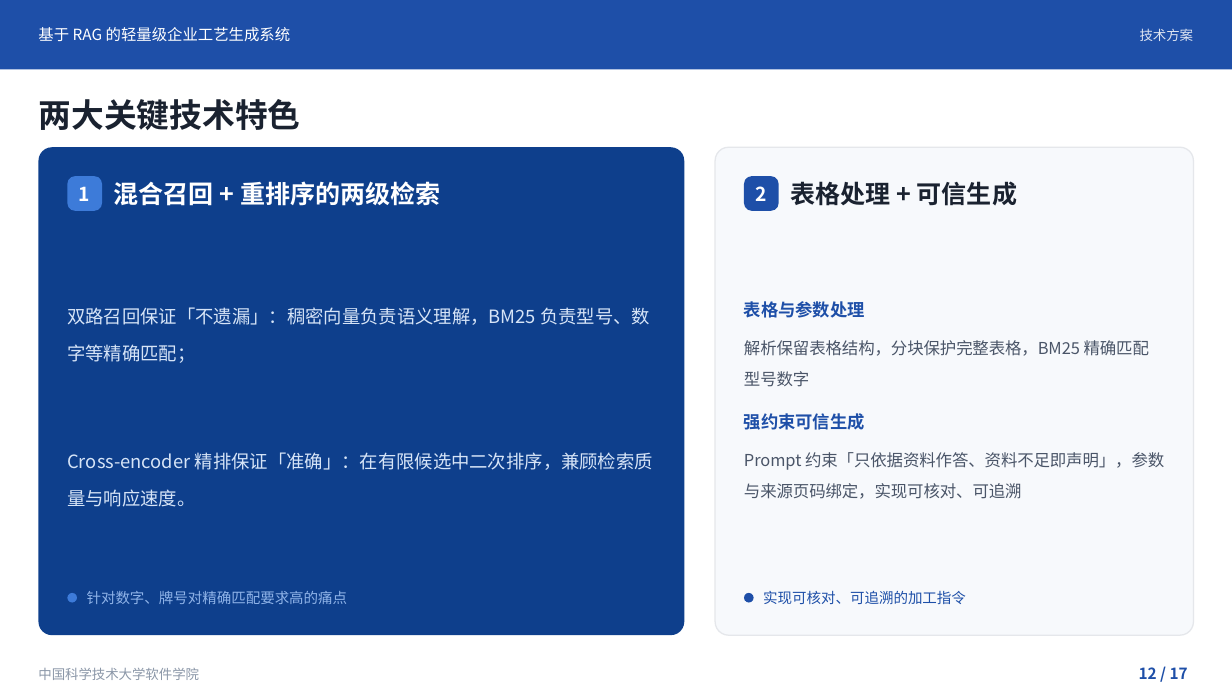
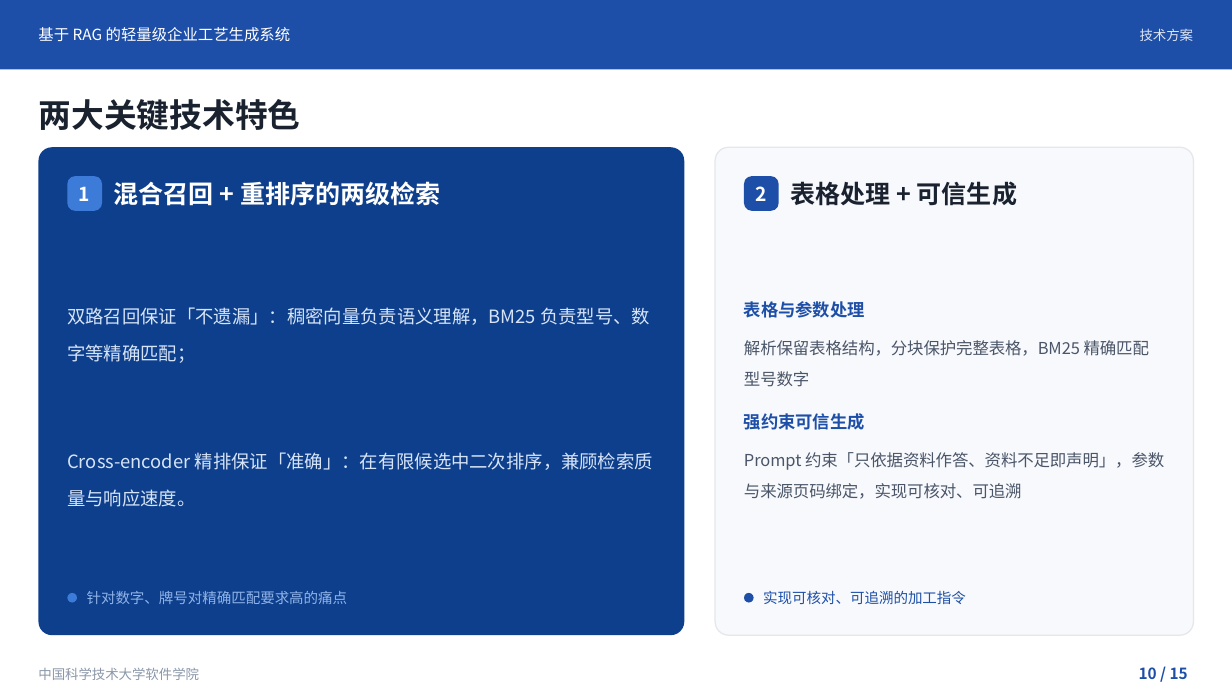
Before and after one commit to jiayun-xiong/craft-rag, a slide deck: slide 10 of 学校要求与提交材料/开题答辩.pptx (slide 12 before the commit). Drawn at 1232x693 pixels with LibreOffice and Linux fonts; fonts in the diff are those of the drawing. Boxes give left, top, right and bottom in pixels: in the first picture for what was removed or moved away, otherwise in the second. Text is boxed around its words. In the diff, an @@ line names an element or a change of style, - is before the commit and + after.

```diff
--- a/学校要求与提交材料/开题答辩.pptx
+++ b/学校要求与提交材料/开题答辩.pptx
@@ text at <box>1139,667,1188,679</box>: text changed @@
-12 / 17
+10 / 15
```
Also in this commit, not shown: 6 other slides changed, 2 slides removed.
